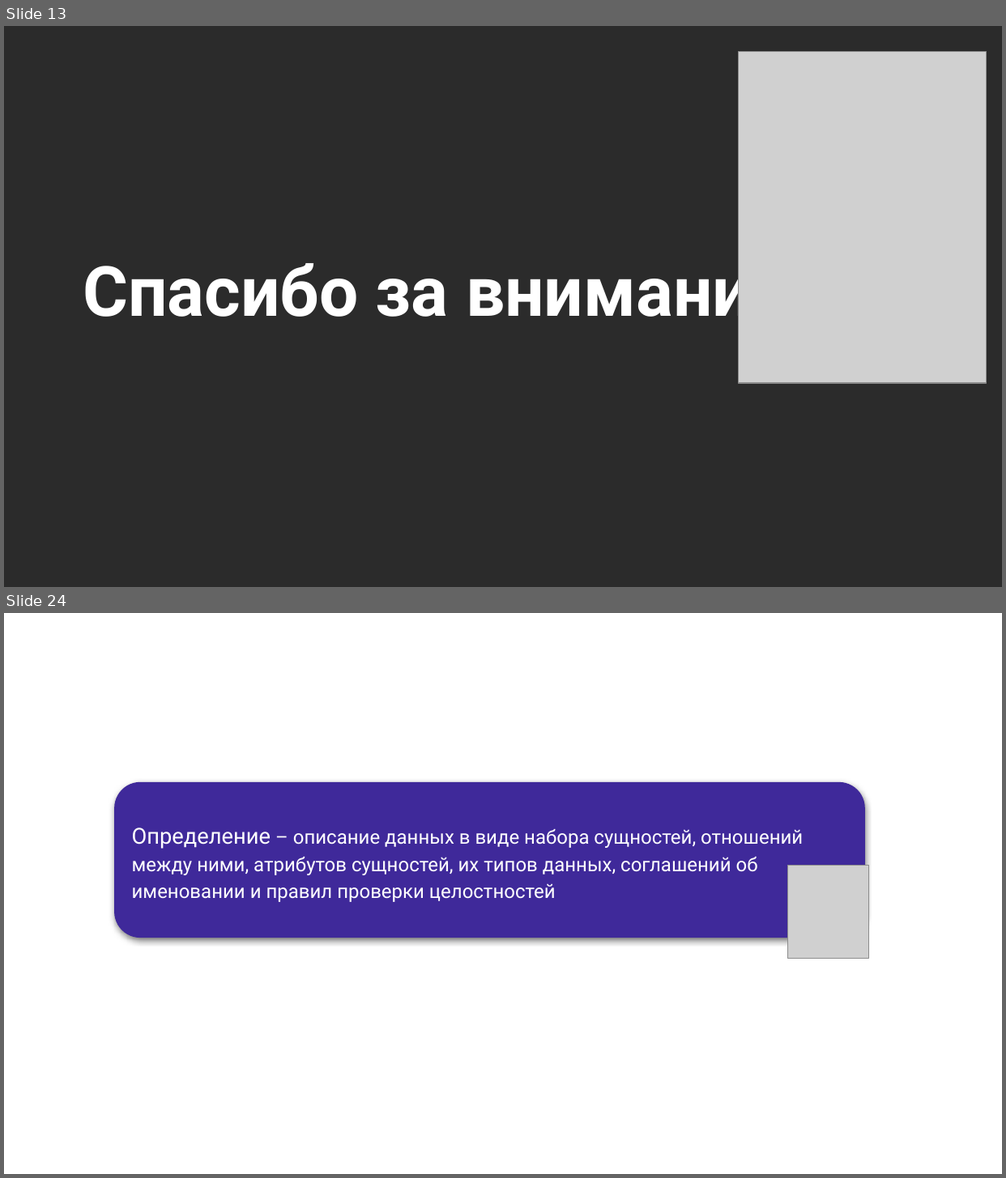
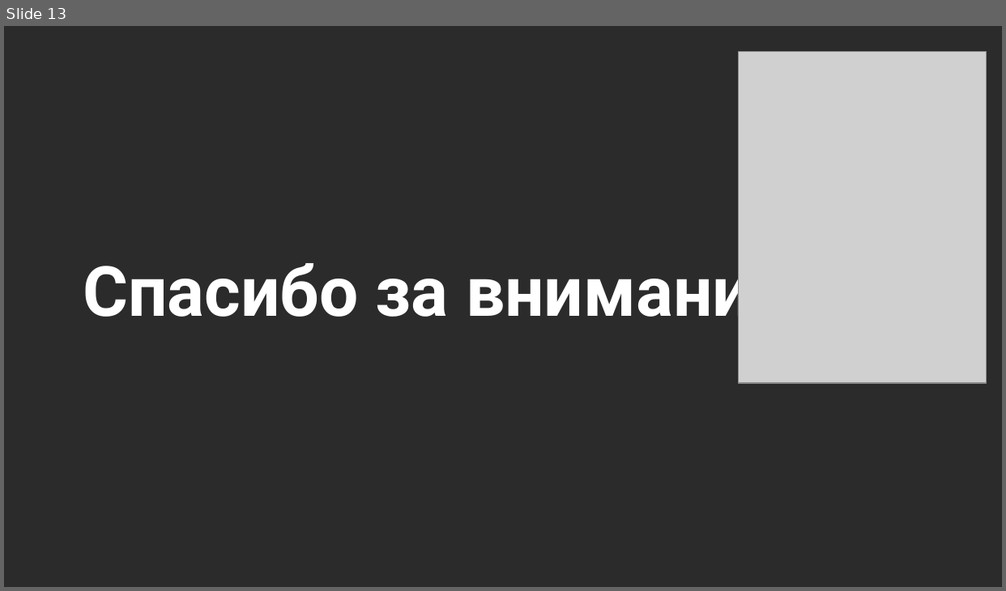
Before and after one commit to XR443/psychic-spoon, a slide deck: Презентация.odp. Shown one above the other, each under a label of ours: slides 13 and 24 before the commit, slide 13 after it; the slides between them are not shown. The pictures are 1006x1178 and 1006x591 pixels, drawn with LibreOffice and Linux fonts; fonts in the diff are those of the drawing; grey boxes stand for pictures; background and template pictures are left out; a plain dark background stands for a picture behind light text. Boxes give left, top, right and bottom in pixels: in the first picture for what was removed or moved away, otherwise in the second. Text is boxed around its words. In the diff, an @@ line names an element or a change of style, - is before the commit and + after.

```diff
--- a/Презентация.odp
+++ b/Презентация.odp
@@ slide 24 removed at box(4, 613, 1002, 1174), background picture (left out) @@
@@ rounded rectangle removed at box(115, 782, 865, 939) @@
-Определение – описание данных в виде набора сущностей, отношений между ними, атрибутов сущностей, их типов данных, соглашений об именовании и правил проверки целостностей
@@ picture removed at box(787, 866, 868, 958) @@
```
Also in this commit, not shown: 6 slides changed, 4 slides added, 36 other slides removed, 6 other files.
